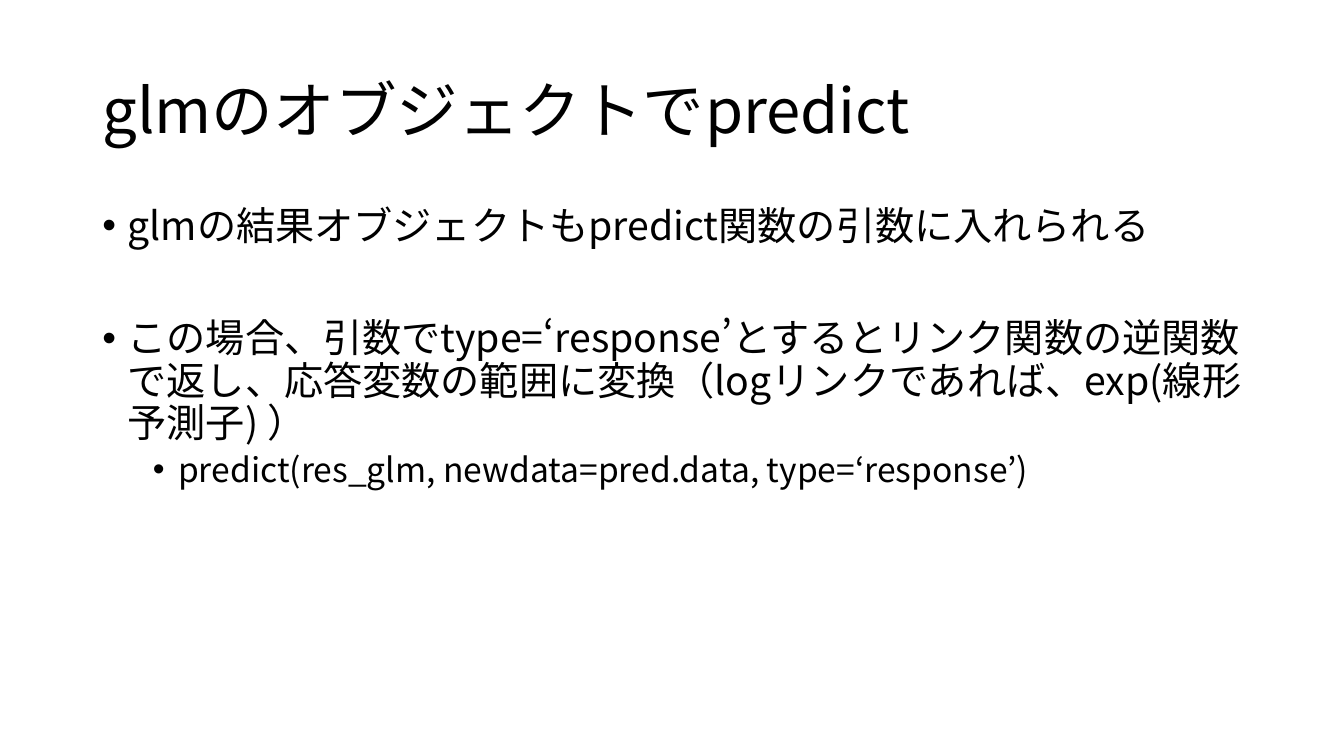
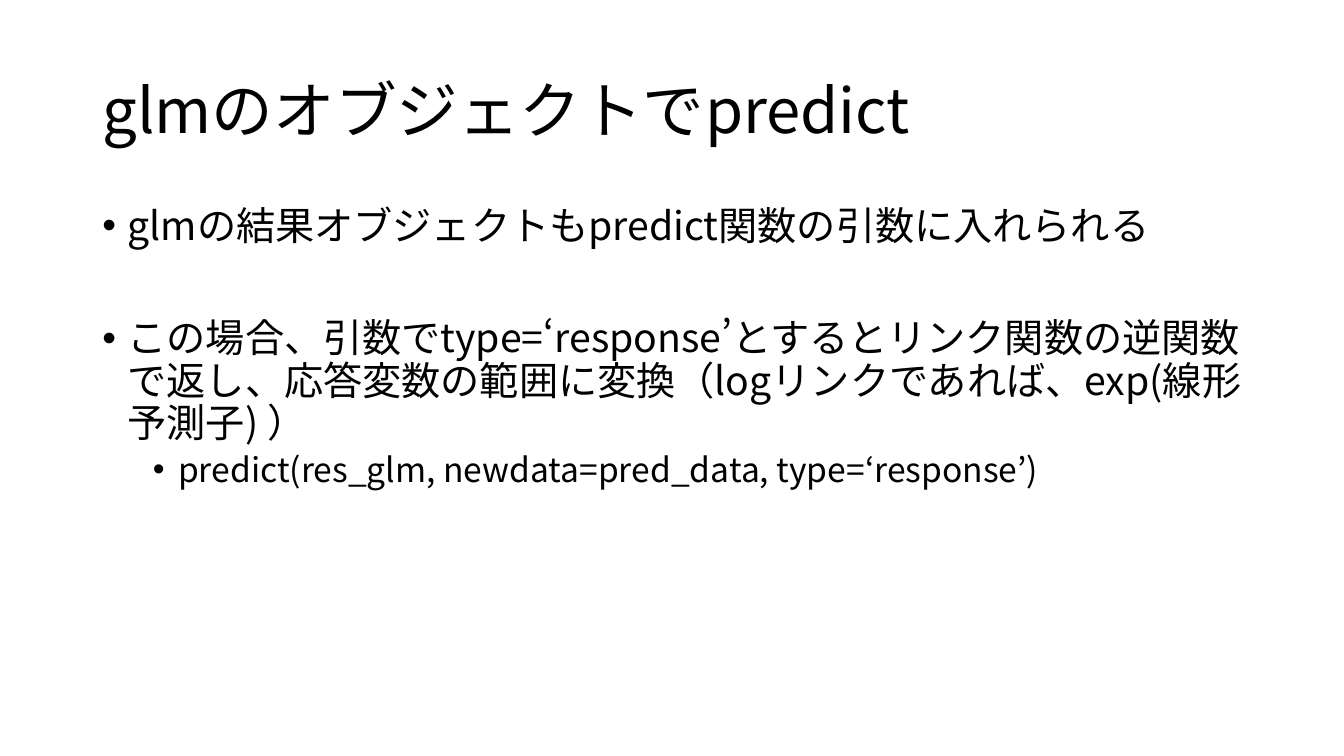
Before and after one commit to KoHMB/Shigen_kensyu_FRA, a slide deck: slide 7 of R/スライド/第23回.pptx (slide 6 before the commit). Drawn at 1344x756 pixels with LibreOffice and Linux fonts; fonts in the diff are those of the drawing. Boxes give left, top, right and bottom in pixels: in the first picture for what was removed or moved away, otherwise in the second. Text is boxed around its words. In the diff, an @@ line names an element or a change of style, - is before the commit and + after.

```diff
--- a/R/スライド/第23回.pptx
+++ b/R/スライド/第23回.pptx
@@ text at [178, 454, 1038, 491]: text changed @@
-  • predict(res_glm, newdata=pred.data, type=‘response’)
+  • predict(res_glm, newdata=pred_data, type=‘response’)
```
Also in this commit, not shown: 3 other slides changed, 1 slide added, 9 other files.
